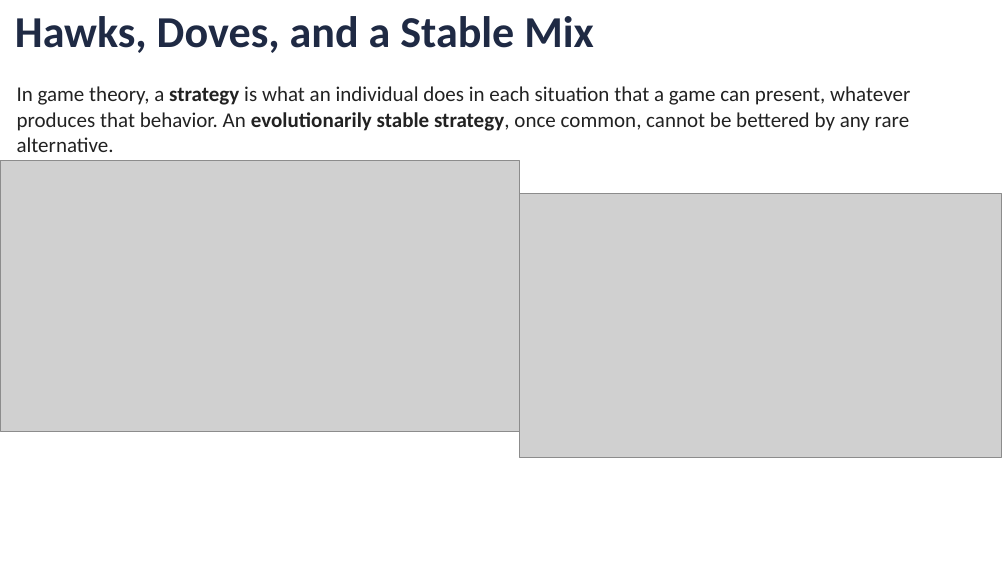
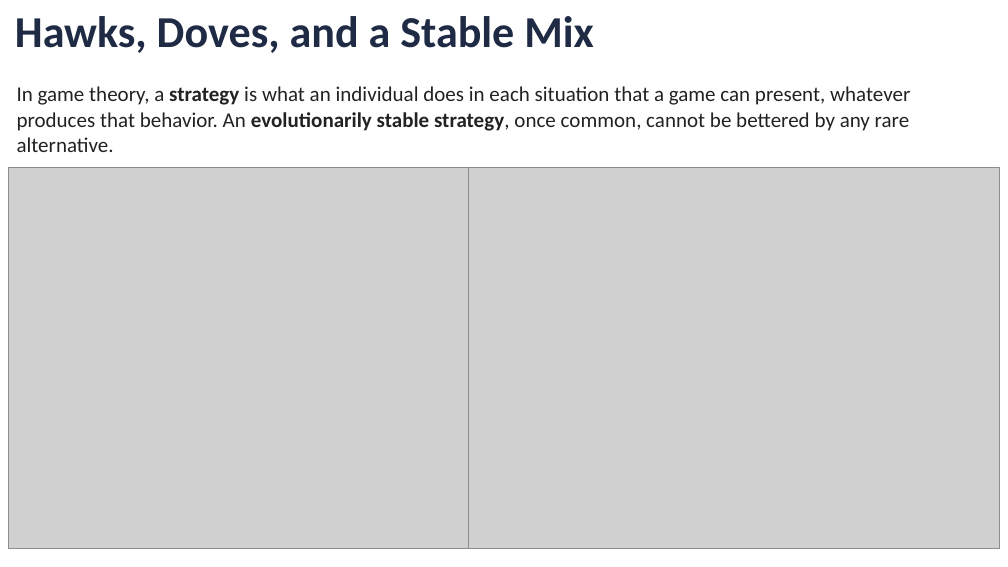
Before and after one commit to jonwillits/intro_to_bcs, a slide deck: slide 10 of social_cognition/social_cognition_lecture_1.pptx. Drawn at 1008x567 pixels with LibreOffice and Linux fonts; fonts in the diff are those of the drawing; grey boxes stand for pictures. Boxes give left, top, right and bottom in pixels: in the first picture for what was removed or moved away, otherwise in the second. Text is boxed around its words. In the diff, an @@ line names an element or a change of style, - is before the commit and + after.

```diff
--- a/social_cognition/social_cognition_lecture_1.pptx
+++ b/social_cognition/social_cognition_lecture_1.pptx
@@ text "In game theory, a strategy ..." rewrapped from <box>17,86,910,131</box> to <box>17,86,910,152</box> @@
@@ picture: place and size @@
-picture at <box>0,161,520,431</box>
+picture at <box>8,168,469,548</box>
@@ picture: place and size @@
-picture at <box>520,194,1002,457</box>
+picture at <box>469,168,1000,548</box>
```
Also in this commit, not shown: 2 other slides changed, 1 slide added, 2 slides removed, 6 other files.
